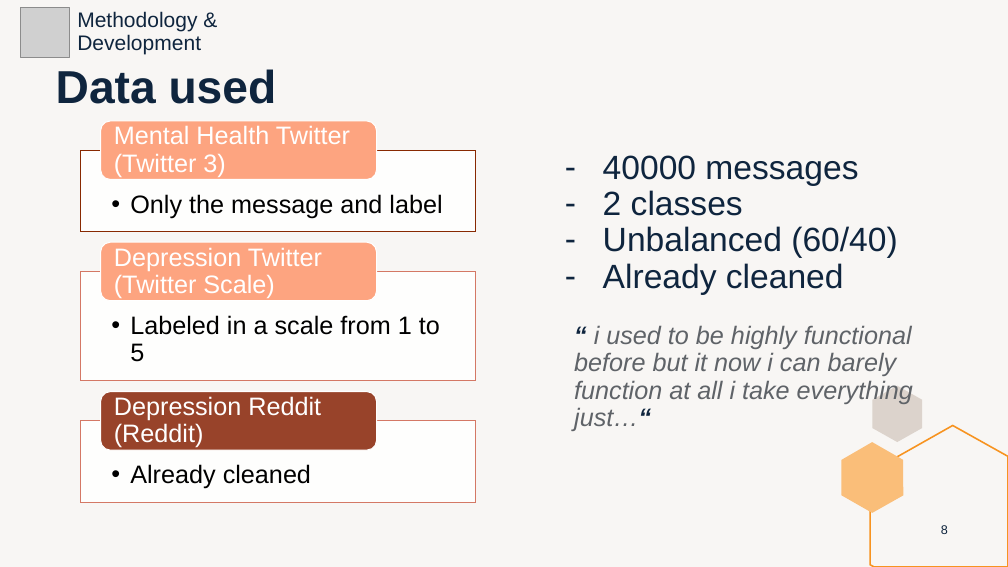
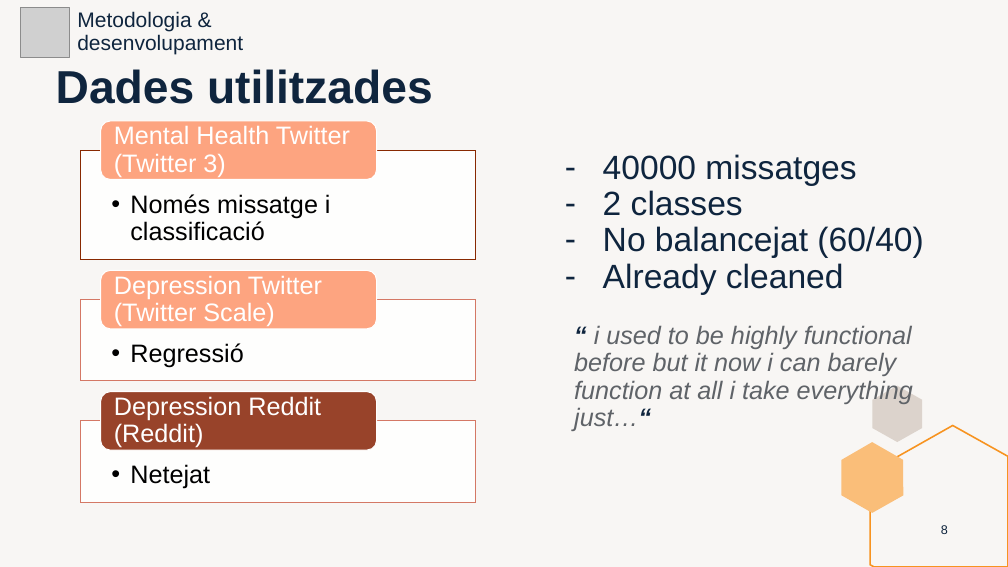
Before and after one commit to marti1999/TFG, a slide deck: slide 8 of informes/entrega final/presentation.pptx. Drawn at 1008x567 pixels with LibreOffice and Linux fonts; fonts in the diff are those of the drawing; grey boxes stand for pictures. Boxes give left, top, right and bottom in pixels: in the first picture for what was removed or moved away, otherwise in the second. Text is boxed around its words. In the diff, an @@ line names an element or a change of style, - is before the commit and + after.

```diff
--- a/informes/entrega final/presentation.pptx
+++ b/informes/entrega final/presentation.pptx
@@ text at (77,11,243,54): text changed @@
-Methodology & Development
+Metodologia & desenvolupament
@@ title at (56,69,433,104): text changed @@
-Data used
+Dades utilitzades
@@ rectangle: place and size @@
-rectangle at (81,150,476,231)
+rectangle at (81,150,476,260)
@@ text at (603,154,856,186): text changed @@
-– 40000 messages
+– 40000 missatges
@@ text removed at (130,194,442,219) @@
-  • Only the message and label
@@ text added at (130,194,331,241), 24 pt, text #000000 @@
+  • Només missatge i classificació
@@ text at (603,226,923,258): text changed @@
-– Unbalanced (60/40)
+– No balancejat (60/40)
@@ rectangle: place and size @@
-rectangle at (81,271,476,381)
+rectangle at (81,299,476,380)
@@ rounded rectangle: place and size @@
-rounded rectangle at (101,242,377,300)
+rounded rectangle at (101,271,377,329)
@@ text "Depression Twitter (Twitter Scale)": place and size @@
-text "Depression Twitter (Twitter Scale)" at (114,248,322,298)
+text "Depression Twitter (Twitter Scale)" at (114,276,322,326)
@@ text removed at (130,315,440,362) @@
-  • Labeled in a scale from 1 to 5
@@ text added at (130,343,243,368), 24 pt, text #000000 @@
+  • Regressió
@@ text at (130,464,210,489): text changed @@
-  • Already cleaned
+  • Netejat
```
Also in this commit, not shown: 22 other slides changed, 5 slides added, 5 slides removed, 1 other file.
